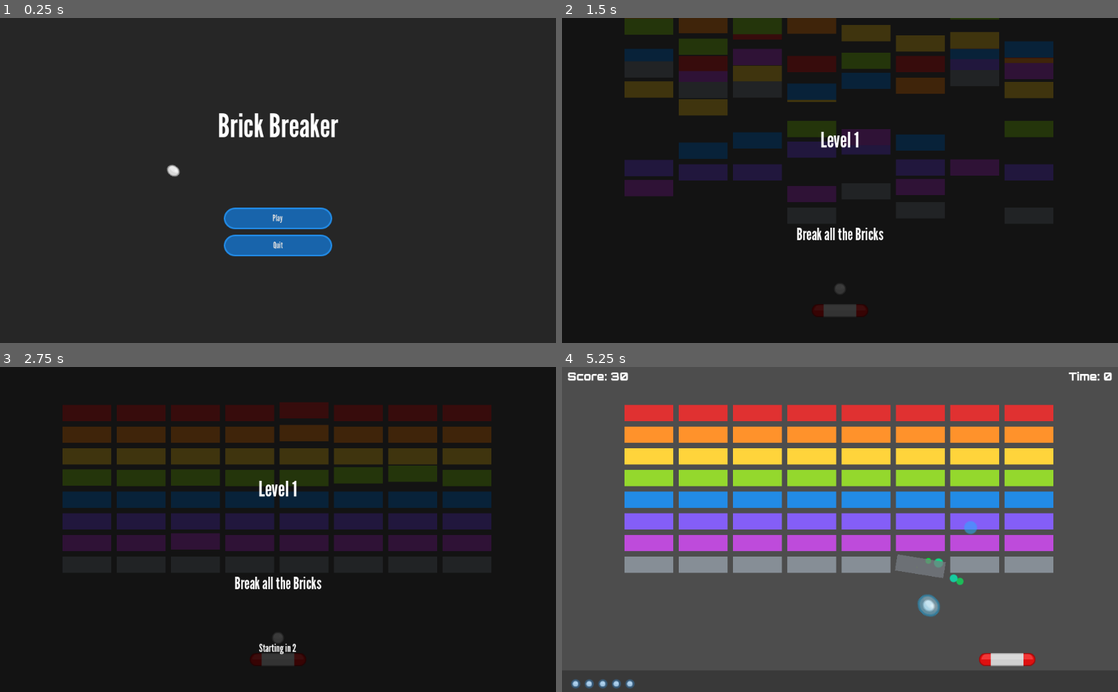
Above: before the commit, frames 1-4 (two rows, left to right).
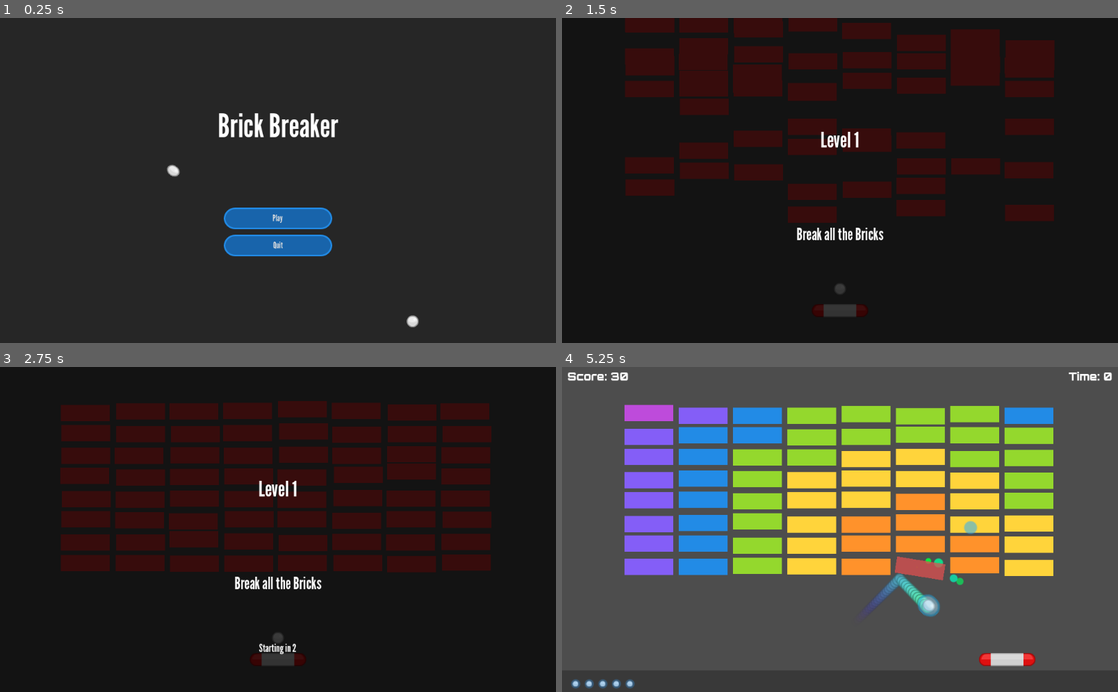
Above: after the commit, the same moments.

Repository: yomamafart/Exercise-3-3-Music-and-Sound
Game: Godot game, scene res://UI/Main_Menu.tscn
Two runs of this game, one before a commit and one after it. Both use one fixed random seed, a clock stepped at 60 frames per second and the inputs below.
Inputs (mouse positions are in pixels of both pictures, inside the frame that each line leads up to):
- Up to frame 1 (0.25 s): no input
- Up to frame 2 (1.5 s): click "Play" at 0.5 s; move the mouse to (867, 180) at 1.27 s
- Up to frame 3 (2.75 s): move the mouse to (250, 529) at 2.02 s
- Up to frame 4 (5.25 s): move the mouse to (851, 523) at 2.77 s; move the mouse to (834, 536) at 3.52 s; move the mouse to (878, 532) at 4.27 s; move the mouse to (795, 526) at 5.02 s

The runs differ from the first frame. In frame 1, less than 0.1% of the frame differs, in the area x 73-76%, y 91-96%; in frame 2, 20%; in frame 3, 23%; in frame 4, 30%, in the area x 11-89%, y 11-77%.

Commit message:
completed exsercise 3.3

Diff:
--- a/Ball/Ball.gd
+++ b/Ball/Ball.gd
@@ -73,7 +73,17 @@
 	$Images.scale = direction
 
 func comet():
-	pass
+	h_rotate = wrapf(h_rotate+0.01, 0, 1)
+	var comet_container = get_node_or_null("/root/Game/Comet_container")
+	if comet_container != null:
+		var sprite = $Images/Sprite.duplicate()
+		sprite.global_position = global_position
+		sprite.modulate.s = 0.6
+		sprite.modulate.h = h_rotate
+		comet_container.add_child(sprite)
 
 func die():
+	var die_sound = get_node_or_null("/root/Game/Die")
+	if die_sound != null:
+		die_sound.play()
 	queue_free()
--- /dev/null
+++ b/Ball/Comet_container.gd
@@ -0,0 +1,10 @@
+extends Node2D
+
+func _physics_process(_delta):
+	for c in get_children():
+		if c.modulate.a <= 0 or c.modulate.v <= 0:
+			c.queue_free()
+		c.scale *= 0.99
+		c.modulate.a -= 0.03
+		c.modulate.v -= 0.01
+		c.modulate.h += 0.02
--- a/Brick/Brick.gd
+++ b/Brick/Brick.gd
@@ -19,6 +19,16 @@
 var color_completed = true
 
 var tween
+var colors = [
+	Color8(224,49,49,255)
+	,Color8(255,146,43,255)
+	,Color8(255,212,59,255)
+	,Color8(148,216,45,255)
+	,Color8(34,139,230,255)
+	,Color8(132,94,247,255)
+	,Color8(190,75,219,255)
+	,Color8(134,142,150,255)
+]
 
 func _ready():
 	randomize()
@@ -42,17 +52,32 @@
 		$ColorRect.color = Color8(190,75,219)
 	else:
 		$ColorRect.color = Color8(134,142,150)
+	$ColorRect.color = colors[color_index]
+	sway_initial_position = $ColorRect.position
+	sway_randomizer = Vector2(randf()*6-3.0, randf()*6-3.0)
 
 func _physics_process(_delta):
 	if dying and not $Confetti.emitting and not tween:
 		queue_free()
 	elif not get_tree().paused:
-		pass
-
+		color_distance = Global.color_position.distance_to(global_position)  /100
+		if Global.color_rotate >= 0:
+			$ColorRect.color = colors[(int(float(color_distance + Global.color_rotate))%len(colors))]
+			color_completed = false
+		elif not color_completed:
+			$ColorRect.color = colors[color_index]
+			color_completed = true
+	var pos_x = (sin(Global.sway_index)*(sway_amplitude + sway_randomizer.x))
+	var pos_y = (cos(Global.sway_index)*(sway_amplitude + sway_randomizer.y))
+	$ColorRect.position = Vector2(sway_initial_position.x + pos_x, sway_initial_position.y + pos_y)
 func hit(_ball):
+	Global.color_rotate = Global.color_rotate_amount
+	Global.color_position = _ball.global_position
 	die()
 
 func die():
+	var Brick = get_node("/root/Game/Brick")
+	Brick.play()
 	dying = true
 	collision_layer = 0
 	collision_mask = 0
--- a/Game.tscn
+++ b/Game.tscn
@@ -1,7 +1,8 @@
-[gd_scene load_steps=12 format=3 uid="uid://sp64y2eqbd63"]
+[gd_scene load_steps=18 format=3 uid="uid://sp64y2eqbd63"]
 
 [ext_resource type="Script" path="res://Brick/Brick_Container.gd" id="1"]
 [ext_resource type="PackedScene" uid="uid://cfb204qt38vvo" path="res://Paddle/Paddle.tscn" id="2"]
+[ext_resource type="Script" path="res://Ball/Comet_container.gd" id="2_pagml"]
 [ext_resource type="Script" path="res://Ball/Ball_Container.gd" id="3"]
 [ext_resource type="Script" path="res://Game.gd" id="4"]
 [ext_resource type="PackedScene" uid="uid://bna1k8dkka5xx" path="res://UI/Pause_Menu.tscn" id="5"]
@@ -9,6 +10,11 @@
 [ext_resource type="PackedScene" uid="uid://cb6abwxodebx1" path="res://UI/HUD.tscn" id="7"]
 [ext_resource type="PackedScene" uid="uid://d03l3yccdo8fa" path="res://UI/Instructions.tscn" id="8"]
 [ext_resource type="Script" path="res://Effects/Camera.gd" id="9"]
+[ext_resource type="AudioStream" uid="uid://d3oxinaavh5dp" path="res://Assets/Ibomb.wav" id="10_27ka6"]
+[ext_resource type="AudioStream" uid="uid://cdmd83gyer5mo" path="res://Assets/paddle game music'.mp3" id="11_jwlvb"]
+[ext_resource type="AudioStream" uid="uid://c52ed85b6m4bj" path="res://Assets/impact.wav" id="12_0rp44"]
+[ext_resource type="AudioStream" uid="uid://bsyqrtec12f7l" path="res://Assets/space boots.wav" id="13_hpwr7"]
+[ext_resource type="AudioStream" uid="uid://cltojqdb1a3dk" path="res://Assets/falling down.wav" id="14_f4mqm"]
 
 [sub_resource type="RectangleShape2D" id="1"]
 size = Vector2(200, 1000)
@@ -18,6 +24,9 @@
 
 [node name="Game" type="Node2D"]
 script = ExtResource("4")
+
+[node name="Comet_container" type="Node2D" parent="."]
+script = ExtResource("2_pagml")
 
 [node name="Wall_Container" type="Node2D" parent="."]
 
@@ -74,3 +83,19 @@
 [node name="Camera" type="Camera2D" parent="."]
 anchor_mode = 0
 script = ExtResource("9")
+
+[node name="Wall" type="AudioStreamPlayer" parent="."]
+stream = ExtResource("10_27ka6")
+
+[node name="Music" type="AudioStreamPlayer" parent="."]
+stream = ExtResource("11_jwlvb")
+autoplay = true
+
+[node name="Paddle" type="AudioStreamPlayer" parent="."]
+stream = ExtResource("12_0rp44")
+
+[node name="Brick" type="AudioStreamPlayer" parent="."]
+stream = ExtResource("13_hpwr7")
+
+[node name="Die" type="AudioStreamPlayer" parent="."]
+stream = ExtResource("14_f4mqm")
--- a/Global.gd
+++ b/Global.gd
@@ -26,7 +26,12 @@
 	reset()
 
 func _physics_process(_delta):
-	pass
+	if color_rotate >= 0:
+		color_rotate -= Global.color_rotate_index
+		color_rotate_index *= 1.05
+	else:
+		color_rotate_index = 0.1
+	sway_index += sway_period
 
 func _unhandled_input(event):
 	if event.is_action_pressed("menu"):
--- a/Paddle/Paddle.gd
+++ b/Paddle/Paddle.gd
@@ -20,6 +20,8 @@
 		target.x += event.relative.x
 
 func hit(_ball):
+	var Paddle = get_node("/root/Game/Paddle")
+	Paddle.play()
 	$Confetti.emitting = true
 	if tween:
 		tween.kill()
--- a/UI/Boundary.gd
+++ b/UI/Boundary.gd
@@ -5,3 +5,6 @@
 	ball.min_speed *= 1.05
 	ball.max_speed = clamp(ball.max_speed, ball.max_speed, 1500)
 	ball.min_speed = clamp(ball.min_speed, ball.min_speed, ball.max_speed)
+	var ball_sound = get_node_or_null("/root/Main_Menu/Ball_sound")
+	if ball_sound != null:
+		ball_sound.play()
--- a/UI/Main_Menu.tscn
+++ b/UI/Main_Menu.tscn
@@ -1,9 +1,10 @@
-[gd_scene load_steps=5 format=3 uid="uid://o4fh04n0mjm5"]
+[gd_scene load_steps=6 format=3 uid="uid://o4fh04n0mjm5"]
 
 [ext_resource type="Script" path="res://UI/Main_Menu.gd" id="1"]
 [ext_resource type="Theme" uid="uid://crrif6721qgok" path="res://UI/UI.tres" id="2"]
 [ext_resource type="PackedScene" uid="uid://c7in5g1hk73e1" path="res://Ball/Ball.tscn" id="4"]
 [ext_resource type="Script" path="res://UI/Boundary.gd" id="5"]
+[ext_resource type="AudioStream" uid="uid://d3oxinaavh5dp" path="res://Assets/Ibomb.wav" id="5_p3aew"]
 
 [node name="Main_Menu" type="Control"]
 layout_mode = 3
@@ -33,6 +34,9 @@
 [node name="Ball" parent="." instance=ExtResource("4")]
 position = Vector2(200, 200)
 linear_velocity = Vector2(800, 550)
+
+[node name="Ball2" parent="." instance=ExtResource("4")]
+position = Vector2(760, 560)
 
 [node name="Label" type="Label" parent="."]
 layout_mode = 0
@@ -74,5 +78,8 @@
 grow_vertical = 2
 text = "Quit"
 
+[node name="Ball_sound" type="AudioStreamPlayer" parent="."]
+stream = ExtResource("5_p3aew")
+
 [connection signal="pressed" from="Play" to="." method="_on_Play_pressed"]
 [connection signal="pressed" from="Quit" to="." method="_on_Quit_pressed"]
--- a/Wall/Wall.gd
+++ b/Wall/Wall.gd
@@ -12,4 +12,7 @@
 		$ColorRect.color.v += decay
 
 func hit(_ball):
-	$ColorRect.color = Color8(201,42,42)
+	$ColorRect.color = Color8(201,42,42,255)
+	var wall_sound = get_node_or_null("/root/Game/Wall")
+	if wall_sound != null:
+		wall_sound.play()
Not shown: 1 places in Ball/Ball.tscn that only renumber resources
Not shown: 1 places in UI/UI.tres that only renumber resources
Not shown, added: Assets/Ibomb.wav
Not shown, added: Assets/falling down.wav
Not shown, added: Assets/impact.wav
Not shown, added: Assets/paddle game music'.mp3
Not shown, added: Assets/space boots.wav
